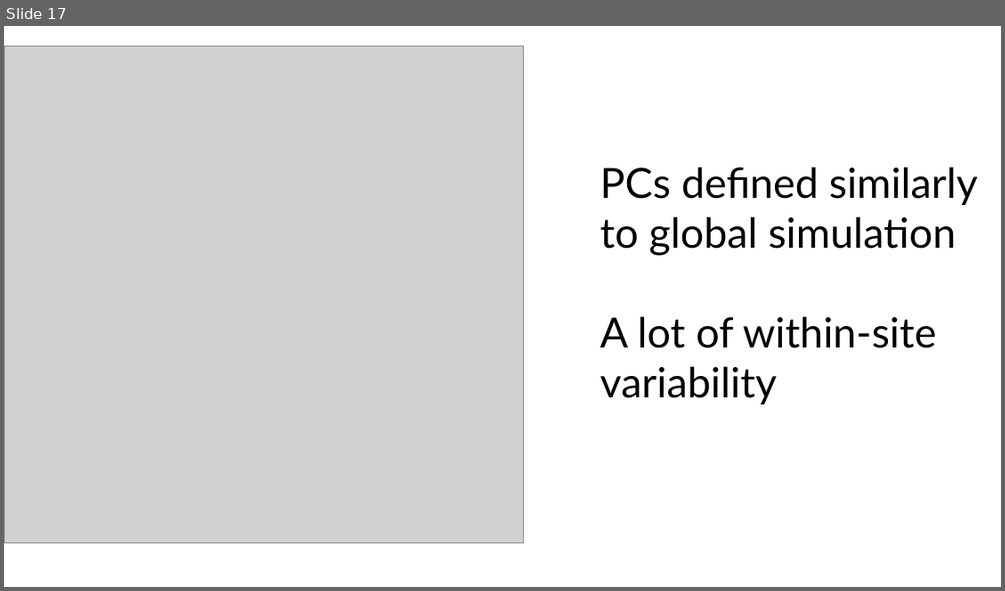
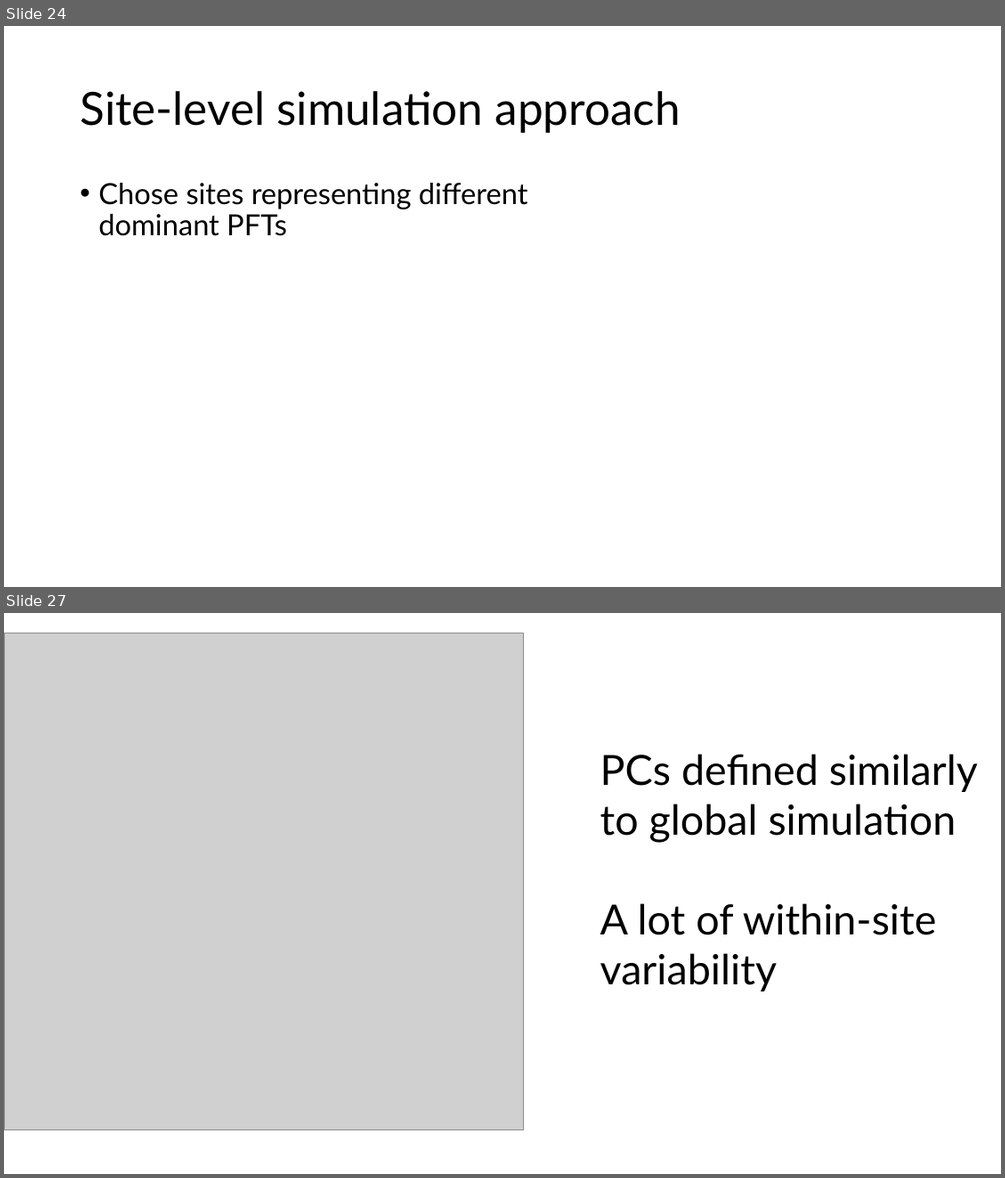
Before and after one commit to SmithEcophysLab/esa_2026, a slide deck: src/esa2026_optphoto_smith.pptx. Shown one above the other, each under a label of ours: slide 17 before the commit, slides 24 and 27 after it; the slides between them are not shown. The pictures are 1005x591 and 1005x1178 pixels, drawn with LibreOffice and Linux fonts; fonts in the diff are those of the drawing; grey boxes stand for pictures. Boxes give left, top, right and bottom in pixels: in the first picture for what was removed or moved away, otherwise in the second. Text is boxed around its words. In the diff, an @@ line names an element or a change of style, - is before the commit and + after.

```diff
--- a/src/esa2026_optphoto_smith.pptx
+++ b/src/esa2026_optphoto_smith.pptx
@@ slide 24 added at box(4, 26, 1001, 587), background #FFFFFF @@
@@ title added at box(80, 91, 680, 133), 44 pt, text #000000 @@
+Site-level simulation approach
@@ text added at box(98, 183, 528, 236), 28 pt, text #000000 @@
+• Chose sites representing different dominant PFTs
@@ what was slide 17 is now slide 27 @@
```
Also in this commit, not shown: 11 slides changed, 10 other slides added, 2 other files.
